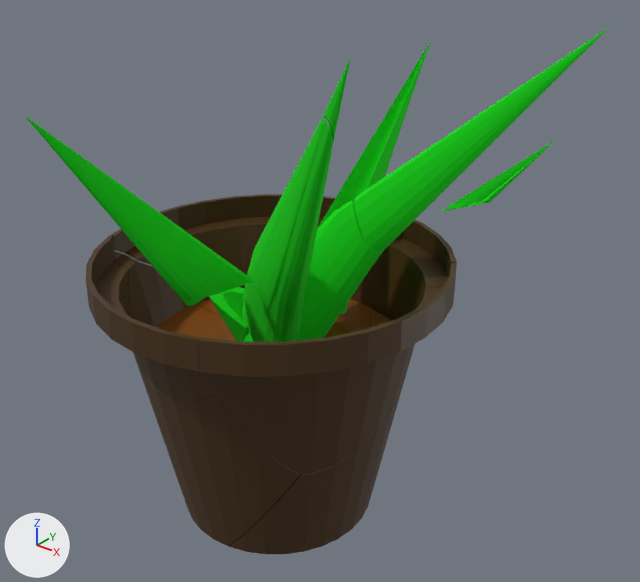
The Blender file VRRage-VR/assets/models/pub/Pflanze_kaputt.blend: old version first, new version second.
Camera for both pictures: a 50 mm camera at (1.042, -1.158, 1.236) aimed at (0.101, 0.018, 0.507). The axes (+X, +Y, +Z) are drawn at lower left. The lights are the same throughout.

Names of what the first picture shows: 'Blatt.001_cell.007-rigid', 'Blatt.002_cell.007-rigid', 'Blatt.004_cell.003-rigid', 'Blatt.004_cell.005-rigid', 'Blatt.006_cell-rigid', 'Blatt_cell.005-rigid', 'Dreck_cell.002-rigid', 'Topf_cell-rigid', 'Topf_cell.002-rigid', 'Topf_cell.003-rigid', 'Topf_cell.005-rigid', 'Topf_cell.006-rigid'.
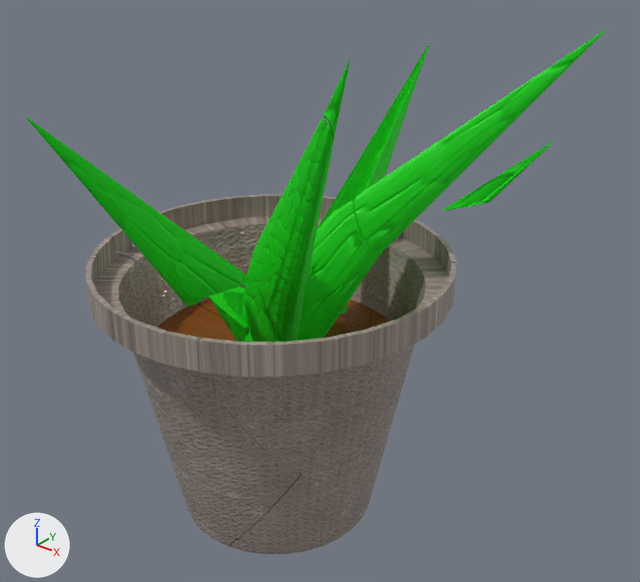
Changed parts and their boxes (x1, y1, x2, y2) in the pictures (640 x 582 px):
'Topf_cell-rigid', surface changed (brown to grey): (198, 262, 457, 474) in both
'Topf_cell.005-rigid', surface changed (brown to grey): (113, 251, 300, 546) in both
'Topf_cell.006-rigid', surface changed: (111, 194, 457, 321) in both
'Topf_cell.003-rigid', surface changed (brown to grey): (228, 376, 406, 554) in both
'Topf_cell.002-rigid', surface changed (brown to grey): (86, 236, 215, 400) in both

The change, as a list of edits to the scene's bpy script:
```text
Add img_2k_decorative_ceramic_28_normal_jpg:
    img_2k_decorative_ceramic_28_normal_jpg = load_image('2K-decorative_ceramic_28-normal.jpg', 'textures/decorative_ceramic_28-2K/2K-decorative_ceramic_28-normal.jpg', 2048, 2048, 'Non-Color')
Add img_2k_decorative_ceramic_28_diffuse_jpg:
    img_2k_decorative_ceramic_28_diffuse_jpg = load_image('2K-decorative_ceramic_28-diffuse.jpg', 'textures/decorative_ceramic_28-2K/2K-decorative_ceramic_28-diffuse.jpg', 2048, 2048, 'sRGB')
Add img_2k_decorative_ceramic_28_displacement_jpg:
    img_2k_decorative_ceramic_28_displacement_jpg = load_image('2K-decorative_ceramic_28-displacement.jpg', 'textures/decorative_ceramic_28-2K/2K-decorative_ceramic_28-displacement.jpg', 2048, 2048, 'Non-Color')
Change mat_keramik:
    where n0 = _N.new('ShaderNodeBsdfPrincipled'); n0.name = 'Principled BSDF'
    remove n0.inputs[0].default_value = (0.061, 0.0277, 0.00436, 1.0)  # 'Base Color', brown #462e0e
    add n2 = _N.new('ShaderNodeTexImage'); n2.name = 'Image Texture'
    add n2.image = img_2k_decorative_ceramic_28_diffuse_jpg
    add n3 = _N.new('ShaderNodeTexImage'); n3.name = 'Image Texture.001'
    add n3.image = img_2k_decorative_ceramic_28_displacement_jpg
    add n4 = _N.new('ShaderNodeTexImage'); n4.name = 'Image Texture.002'
    add n4.image = img_2k_decorative_ceramic_28_normal_jpg
    add n5 = _N.new('ShaderNodeNormalMap'); n5.name = 'Normal Map'
    add _L.new(n2.outputs[0], n0.inputs[0])  # 'Color' to 'Base Color'
    add _L.new(n3.outputs[0], n0.inputs[2])  # 'Color' to 'Roughness'
    add _L.new(n5.outputs[0], n0.inputs[5])  # 'Normal' to 'Normal'
    add _L.new(n4.outputs[0], n5.inputs[1])  # 'Color' to 'Color'
```
